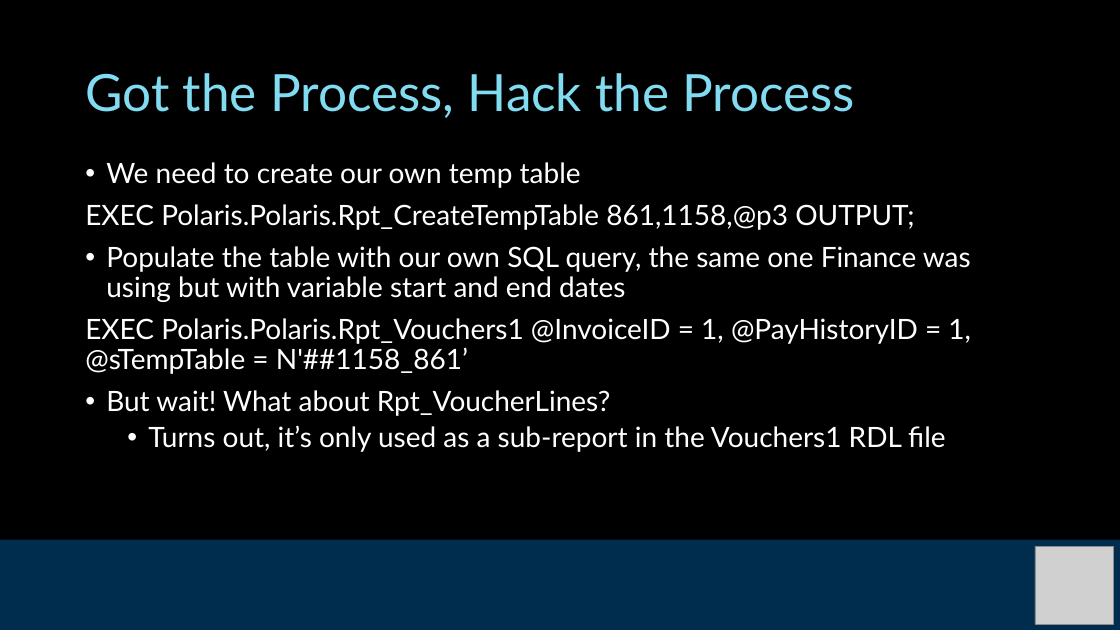
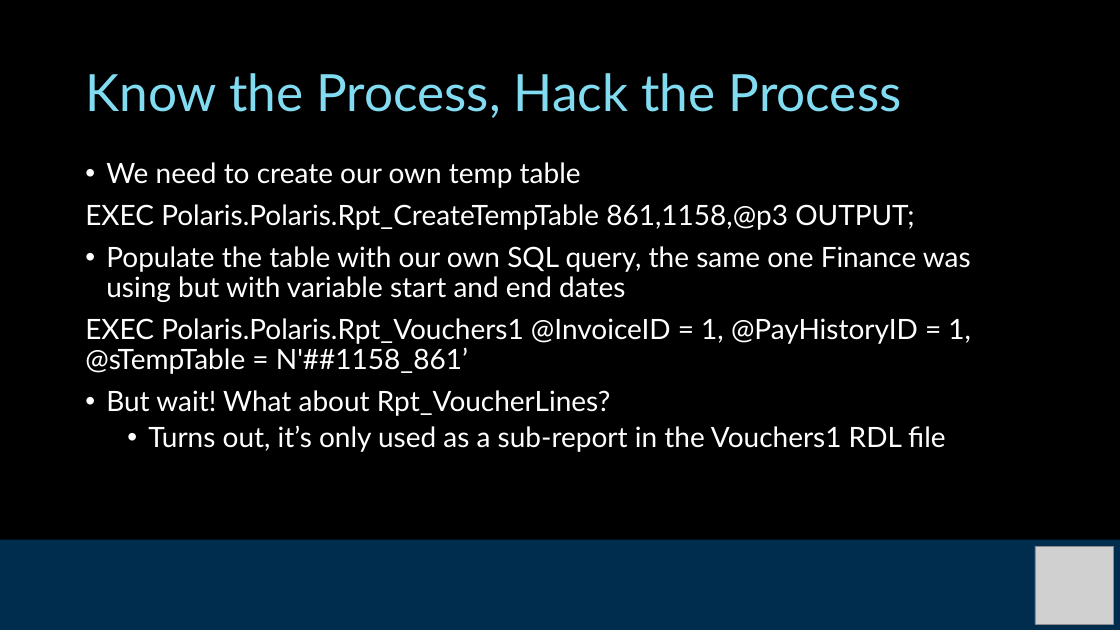
Before and after one commit to iug-ils-data-preconf/iug2026, a slide deck: slide 18 of Daniel Messer/Thousands of Tables and Four Farthings/1000s of Tables and 4 Farthings.pptx. Drawn at 1120x630 pixels with LibreOffice and Linux fonts; fonts in the diff are those of the drawing; grey boxes stand for pictures. Boxes give left, top, right and bottom in pixels: in the first picture for what was removed or moved away, otherwise in the second. Text is boxed around its words. In the diff, an @@ line names an element or a change of style, - is before the commit and + after.

```diff
--- a/Daniel Messer/Thousands of Tables and Four Farthings/1000s of Tables and 4 Farthings.pptx
+++ b/Daniel Messer/Thousands of Tables and Four Farthings/1000s of Tables and 4 Farthings.pptx
@@ title at bbox=[85, 73, 902, 118]: text changed @@
-Got the Process, Hack the Process
+Know the Process, Hack the Process
```
Also in this commit, not shown: 1 other slide changed, 2 other files.
